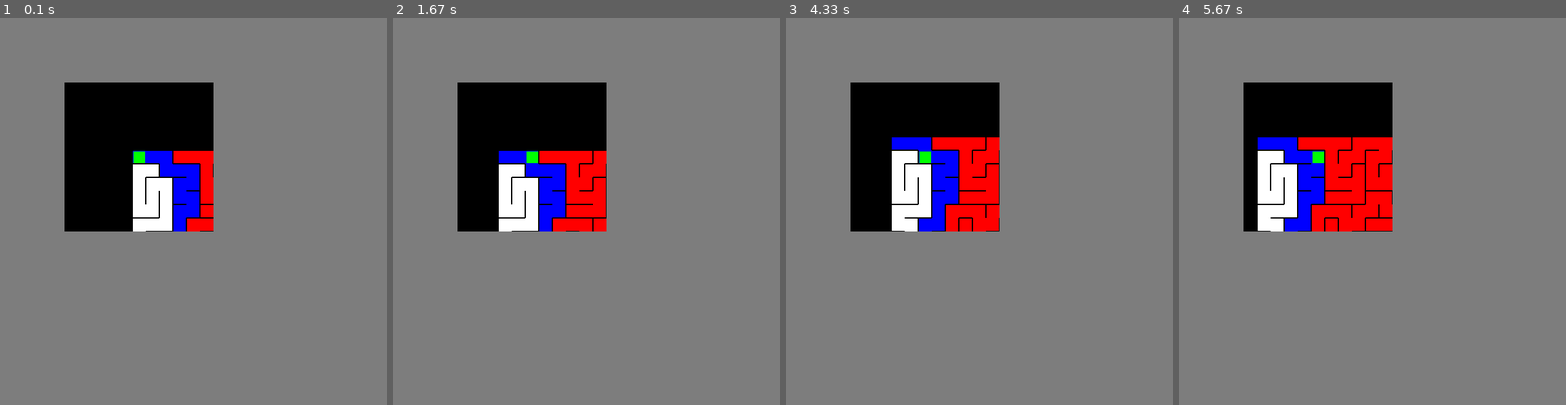
Above: before the commit, frames 1-4 (left to right).
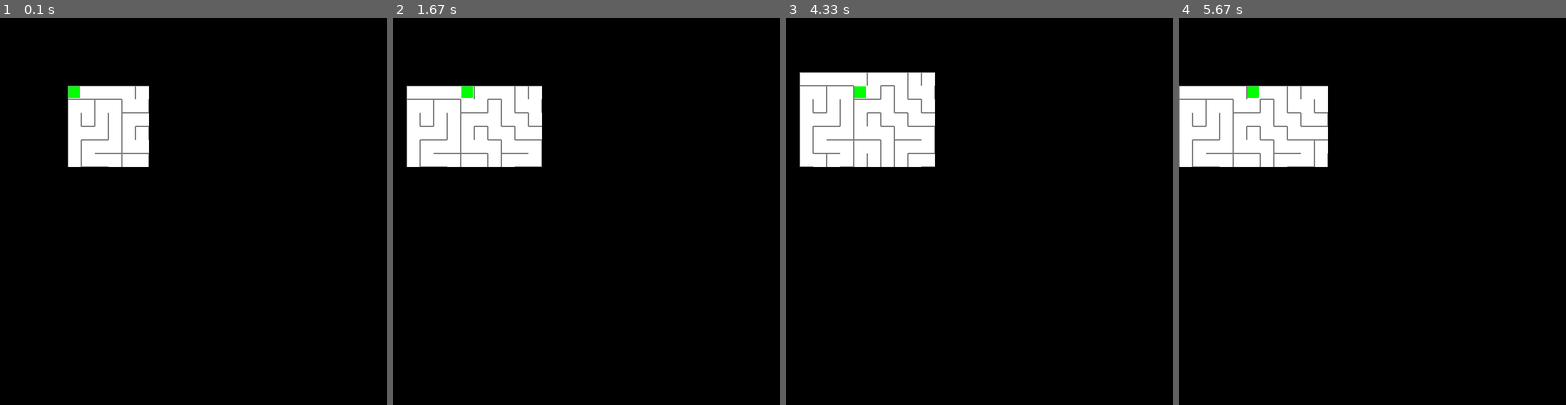
Above: after the commit, the same moments.

Repository: MartinRB45534/Escape
Game: pygame game, started from test_pygame.py
Same seed, same stepped clock (60 frames per second), same inputs: the game is played once before the commit and once after it.
Inputs:
- Up to frame 1 (0.1 s): no input
- Up to frame 2 (1.67 s): hold Right 0.33-0.8 s; hold Up 0.83-1.13 s
- Up to frame 3 (4.33 s): hold Left 1.67-2.2 s; hold Down 2.23-2.53 s; hold Right 3.4-4.03 s; hold Down from 4.07 s (still down)
- Up to frame 4 (5.67 s): release Down at 4.43 s; hold Right 4.97-5.43 s; hold Up from 5.47 s (still down)

The runs differ from the first frame. In frame 1, 93% of the frame differs, in the area x 0-100%, y 0-100%; in frame 2, 94%; in frame 3, 95%; in frame 4, 96%.

Commit message:
Add files via upload

Diff:
--- a/Cases.py
+++ b/Cases.py
@@ -29,7 +29,7 @@
             l'écran, la surface sur laquelle on dessine(objet pygame)
             la position de la case
         """
-        pygame.draw.rect(screen,self.couleur,(x+self.tailleMur,y+self.tailleMur,self.tailleCase,self.tailleCase))
+        pygame.draw.rect(screen,self.couleur,(x,y,self.tailleCase,self.tailleCase))
         #on dessine les murs vides en premiers pour éviter les bugs graphiques
         for i in range(0,len(self.murs)):
             if self.murs[i].get_etat()==MUR_VIDE:
--- a/Constantes.py
+++ b/Constantes.py
@@ -13,15 +13,27 @@
 global MUR_PLEIN
 MUR_PLEIN=1
 
-global CASES_X
-CASES_X = 20
-global CASES_Y
-CASES_Y = 20
-global LARGEUR_CASE
-LARGEUR_CASE = 20
-global LARGEUR_MUR
-LARGEUR_MUR = 1
 global FENETRE_X
 FENETRE_X = 600
 global FENETRE_Y
 FENETRE_Y = 600
+
+global voir_tout
+voir_tout = 0
+global parcours_en_profondeur
+parcours_en_profondeur = 1
+global aveugle
+aveugle = 2
+
+global BEGINNER
+BEGINNER = 0
+global EASY
+EASY = 1
+global AVERAGE
+AVERAGE = 2
+global HARD
+HARD = 3
+global INSANE
+INSANE = 4
+global IMPOSSIBLE
+IMPOSSIBLE = 5
--- a/Joueur.py
+++ b/Joueur.py
@@ -60,8 +60,8 @@
 
         coordonnées = self.position
 
-    def dessine_toi(self,screen,decalage,position_screen):
-        pygame.draw.rect(screen, pygame.Color(0,255,0),((decalage[0])*(LARGEUR_CASE+LARGEUR_MUR)+2+position_screen[0],(decalage[1])*(LARGEUR_CASE+LARGEUR_MUR)+2+position_screen[1],LARGEUR_CASE-2*LARGEUR_MUR,LARGEUR_CASE-2*LARGEUR_MUR))
+    def dessine_toi(self,screen,decalage,LARGEUR_CASE,LARGEUR_MUR,position_screen):
+        pygame.draw.rect(screen, pygame.Color(0,255,0),((decalage[0])*(LARGEUR_CASE+LARGEUR_MUR)+LARGEUR_MUR+position_screen[0],(decalage[1])*(LARGEUR_CASE+LARGEUR_MUR)+LARGEUR_MUR+position_screen[1],LARGEUR_CASE-2*LARGEUR_MUR,LARGEUR_CASE-2*LARGEUR_MUR))
 
     def get_position(self):
         return self.position
--- a/Labyrinthe.py
+++ b/Labyrinthe.py
@@ -2,6 +2,7 @@
 from Cases import *
 from Constantes import *
 from Resolveur import *
+from Lumiere import *
 
 
 class Labyrinthe:
@@ -39,7 +40,7 @@
 
         if self.patterns != None:
             self.patterns[0].generation()
-            self.matrice_cases=self.patterns[0].copie(10,10,self.matrice_cases)
+            self.matrice_cases=self.patterns[0].copie((self.largeur-self.patterns[0].largeur)//2,(self.hauteur-self.patterns[0].hauteur)//2,self.matrice_cases)
     def peut_passer(self,coord,sens):
         """
         Fonction qui valide et applique ou non le mouvement du joueur
@@ -81,7 +82,7 @@
 
         return win
 
-    def dessine_toi(self,screen,position_joueur,position_screen,largeur,hauteur):
+    def dessine_toi(self,screen,position_joueur,position_screen,largeur,hauteur,mode_affichage):
 
         """
         Fonction qui dessine le labyrinthe sur l'écran
@@ -91,33 +92,61 @@
             la position que l'on prend pour 0,0 sur l'écran (ex: un décalage de 20px sur la droite se traduit par (x+20,y))
             la largeur en cases
             la hauteur en cases
+            le mode d'affichage
         Sorties:
             Rien
         """
 
+        if mode_affichage == voir_tout :
+            joueur_x = position_joueur[0]
+            joueur_y = position_joueur[1]
+
+            position_x=position_screen[0]
+            position_y=position_screen[1]
+
+            min_x=joueur_x-largeur//2
+            max_x=joueur_x+largeur-largeur//2
+
+            min_y=joueur_y-hauteur//2
+            max_y=joueur_y+hauteur-hauteur//2
+
+
+            for x in range(min_x,max_x):
+                for y in range(min_y,max_y):
+
+                    if (x<0 or x>=self.largeur) or (y<0 or y>=self.hauteur):
+                        pass
+                    else:
+                        self.matrice_cases[x][y].dessine_toi(screen,position_x,position_y)
+                    position_y+=self.tailleCase+self.tailleMur
+                position_y=position_screen[1]
+                position_x+=self.tailleCase+self.tailleMur
+
+        elif mode_affichage == parcours_en_profondeur :
+            pass
+        elif mode_affichage == aveugle :
+            self.dessine_case(screen,position_joueur,position_screen,largeur,hauteur,position_joueur)
+            lumiere_droite = Lumiere(position_joueur,DROITE,self)
+            lumiere_gauche = Lumiere(position_joueur,GAUCHE,self)
+            lumiere_haut = Lumiere(position_joueur,HAUT,self)
+            lumiere_bas = Lumiere(position_joueur,BAS,self)
+
+            lumiere_droite.avance(screen,position_joueur,position_screen,largeur,hauteur)
+            lumiere_gauche.avance(screen,position_joueur,position_screen,largeur,hauteur)
+            lumiere_haut.avance(screen,position_joueur,position_screen,largeur,hauteur)
+            lumiere_bas.avance(screen,position_joueur,position_screen,largeur,hauteur)
+
+    def dessine_case(self,screen,position_joueur,position_screen,largeur,hauteur,position):
         joueur_x = position_joueur[0]
         joueur_y = position_joueur[1]
 
-        position_x=position_screen[0]
-        position_y=position_screen[1]
+        position_x  =position_screen[0]
+        position_y = position_screen[1]
 
-        min_x=joueur_x-largeur//2
-        max_x=joueur_x+largeur-largeur//2
+        x = position[0]
+        y = position[1]
 
-        min_y=joueur_y-hauteur//2
-        max_y=joueur_y+hauteur-hauteur//2
-
-
-        for x in range(min_x,max_x):
-            for y in range(min_y,max_y):
-
-                if (x<0 or x>=self.largeur) or (y<0 or y>=self.hauteur):
-                    pygame.draw.rect(screen,(0,0,0),(position_x,position_y,self.tailleCase+self.tailleMur,self.tailleCase+self.tailleMur))
-                else:
-                    self.matrice_cases[x][y].dessine_toi(screen,position_x,position_y)
-                position_y+=self.tailleCase+self.tailleMur
-            position_y=position_screen[1]
-            position_x+=self.tailleCase+self.tailleMur
+        self.matrice_cases[x][y].dessine_toi(screen,(x-joueur_x+largeur//2)*(self.tailleCase+self.tailleMur),(y-joueur_y+hauteur//2)*(self.tailleCase+self.tailleMur))
 
     def resolution(self,arrivee_x,arrivee_y):
         """
--- /dev/null
+++ b/Lumiere.py
@@ -0,0 +1,25 @@
+from Labyrinthe import *
+from Constantes import *
+
+
+class Lumiere:
+    def __init__(self,position,direction,lab):
+        self.position = position
+        self.direction = direction
+        self.lab = lab
+
+    def avance(self,screen,position_joueur,position_screen,largeur,hauteur):
+
+        mouvement, arrivée = self.lab.peut_passer(self.position, (self.direction+1)%4)
+        if mouvement :
+            self.lab.dessine_case(screen,position_joueur,position_screen,largeur,hauteur,arrivée)
+
+        mouvement, arrivée = self.lab.peut_passer(self.position, (self.direction-1)%4)
+        if mouvement :
+            self.lab.dessine_case(screen,position_joueur,position_screen,largeur,hauteur,arrivée)
+
+        mouvement, arrivée = self.lab.peut_passer(self.position, self.direction)
+        if mouvement :
+            self.lab.dessine_case(screen,position_joueur,position_screen,largeur,hauteur,arrivée)
+            self.position = arrivée
+            self.avance(screen,position_joueur,position_screen,largeur,hauteur)
--- a/Murs.py
+++ b/Murs.py
@@ -1,18 +1,11 @@
 import pygame
-#constantes
-HAUT=0
-DROITE=1
-BAS=2
-GAUCHE=3
-
-MUR_VIDE=0
-MUR_PLEIN=1
+from Constantes import *
 
 class Mur:
     def __init__(self,etat,tailleMur):
         self.etat = etat
         self.tailleMur = tailleMur
-    def dessine_toi(self,screen,case_x,case_y,tailleCase,direction,couleur=(0,0,0)):
+    def dessine_toi(self,screen,case_x,case_y,tailleCase,direction,couleur=(125,125,125)):
         """
         Fonction qui dessine l'objet
             l'écran, la surface sur laquelle on dessine(objet pygame)
@@ -23,13 +16,13 @@
         """
         if self.etat==MUR_PLEIN or self.etat==MUR_VIDE:
             if direction==HAUT:
-                pygame.draw.line(screen,couleur,(case_x,case_y),(case_x+tailleCase,case_y),self.tailleMur)
+                pygame.draw.line(screen,couleur,(case_x-self.tailleMur//2,case_y),(case_x+tailleCase+self.tailleMur//2,case_y),self.tailleMur)
             elif direction==DROITE:
-                pygame.draw.line(screen,couleur,(case_x+tailleCase,case_y),(case_x+tailleCase,case_y+tailleCase),self.tailleMur)
+                pygame.draw.line(screen,couleur,(case_x+tailleCase,case_y-self.tailleMur//2),(case_x+tailleCase,case_y+tailleCase+self.tailleMur//2),self.tailleMur)
             elif direction==BAS:
-                pygame.draw.line(screen,couleur,(case_x,case_y+tailleCase),(case_x+tailleCase,case_y+tailleCase),self.tailleMur)
+                pygame.draw.line(screen,couleur,(case_x-self.tailleMur//2,case_y+tailleCase),(case_x+tailleCase+self.tailleMur//2,case_y+tailleCase),self.tailleMur)
             else:
-                pygame.draw.line(screen,couleur,(case_x,case_y),(case_x,case_y+tailleCase),self.tailleMur)
+                pygame.draw.line(screen,couleur,(case_x,case_y-self.tailleMur//2),(case_x,case_y+tailleCase+self.tailleMur//2),self.tailleMur)
     def set_etat(self,new):
         self.etat=new
     def get_etat(self):
--- /dev/null
+++ b/Niveau.py
@@ -0,0 +1,125 @@
+import pygame
+from Labyrinthe import *
+from Joueur import *
+from Constantes import *
+from Patern import *
+
+class Niveau:
+    def __init__(self,difficulté,mode_affichage):
+
+        self.mode_affichage = mode_affichage
+        if self.mode_affichage == voir_tout :
+            self.LARGEUR_CASE = 20
+            self.LARGEUR_MUR = 1
+        elif self.mode_affichage == aveugle :
+            self.LARGEUR_CASE = 45
+            self.LARGEUR_MUR = 5
+
+        if difficulté == BEGINNER :
+            self.CASES_X = 20
+            self.CASES_Y = 20
+            res = True
+            self.salles=[Patern(10,10,self.LARGEUR_CASE,self.LARGEUR_MUR)]
+        elif difficulté == EASY :
+            self.CASES_X = 20
+            self.CASES_Y = 20
+            res = False
+            self.salles=[Patern(5,5,self.LARGEUR_CASE,self.LARGEUR_MUR)]
+        elif difficulté == AVERAGE :
+            self.CASES_X = 40
+            self.CASES_Y = 40
+            res = False
+            self.salles=[Patern(5,5,self.LARGEUR_CASE,self.LARGEUR_MUR)]
+        elif difficulté == HARD :
+            self.CASES_X = 60
+            self.CASES_Y = 60
+            res = False
+            self.salles=[Patern(40,2,self.LARGEUR_CASE,self.LARGEUR_MUR)]
+        elif difficulté == INSANE :
+            self.CASES_X = 100
+            self.CASES_Y = 100
+            res = False
+            self.salles=[Patern(2,40,self.LARGEUR_CASE,self.LARGEUR_MUR)]
+        elif difficulté == IMPOSSIBLE :
+            self.CASES_X = 1000
+            self.CASES_Y = 1000
+            res = False
+            self.salles=[Patern(1,1,self.LARGEUR_CASE,self.LARGEUR_MUR)]
+
+        pygame.init()
+        #poids permettants de manipuler l'aléatoire
+        self.poids=[2,6,2,1]
+
+
+
+        self.lab=Labyrinthe(self.CASES_X,self.CASES_Y,self.CASES_X-1,self.CASES_Y-1,self.LARGEUR_CASE,self.LARGEUR_MUR,self.poids,self.salles)
+        self.lab.generation()
+        if res :
+            self.lab.resolution(self.CASES_X-1,self.CASES_Y-1)
+
+        pygame.display.set_caption("test")
+        self.screen = pygame.display.set_mode((FENETRE_X,FENETRE_Y),pygame.RESIZABLE)
+        self.screen.fill((0,0,0))
+
+        self.joueur=Joueur()
+
+        font = pygame.font.SysFont(None, 72)
+        self.textWin = font.render("Vous avez gagné!! \(^o^)/", True, (128, 0, 0))
+
+        #varaibles correspondants a la largeur et la hauteur du zoom
+        self.zoom_largeur=11
+        self.zoom_hauteur=11
+
+        self.position_screen=(0,0)
+
+    def run(self):
+        run=True
+        self.lab.dessine_toi(self.screen,self.joueur.position,self.position_screen,self.zoom_largeur,self.zoom_hauteur,self.mode_affichage)
+        self.joueur.dessine_toi(self.screen,(self.zoom_largeur//2,self.zoom_hauteur//2),self.LARGEUR_CASE,self.LARGEUR_MUR,self.position_screen)
+
+        #objet qui permet de gérer le temps en pygame
+        clock = pygame.time.Clock()
+        while run:
+            #on cadence à 30 frames/sec
+            clock.tick(15)
+
+            move = False
+            #si l'utilisateur décide de mettre fin au programme on sort de la boucle
+            for event in pygame.event.get():
+                if event.type==pygame.QUIT:
+                    run=False
+
+                if event.type == pygame.VIDEORESIZE:
+                    self.zoom_largeur = event.w//(self.LARGEUR_CASE + self.LARGEUR_MUR)
+                    self.zoom_hauteur = event.h//(self.LARGEUR_CASE + self.LARGEUR_MUR)
+                    self.screen.fill((0,0,0))
+                    self.lab.dessine_toi(self.screen,self.joueur.position,self.position_screen,self.zoom_largeur,self.zoom_hauteur,self.mode_affichage)
+                    self.joueur.dessine_toi(self.screen,(self.zoom_largeur//2,self.zoom_hauteur//2),self.LARGEUR_CASE,self.LARGEUR_MUR,self.position_screen)
+
+            #on récupère toutes les touches préssés sous forme de booléens
+            keys=pygame.key.get_pressed()
+
+            if keys[pygame.K_UP]:
+                move = self.joueur.va_vers_le_haut(self.lab)
+            elif keys[pygame.K_DOWN]:
+                move = self.joueur.va_vers_le_bas(self.lab)
+            elif keys[pygame.K_RIGHT]:
+                move = self.joueur.va_vers_la_droite(self.lab)
+            if keys[pygame.K_LEFT]:
+                move = self.joueur.va_vers_la_gauche(self.lab)
+
+            #si on détecte un mouvement on redessine l'écran
+            if move:
+                self.screen.fill((0,0,0))
+                self.lab.dessine_toi(self.screen,self.joueur.position,self.position_screen,self.zoom_largeur,self.zoom_hauteur,self.mode_affichage)
+                self.joueur.dessine_toi(self.screen,(self.zoom_largeur//2,self.zoom_hauteur//2),self.LARGEUR_CASE,self.LARGEUR_MUR,self.position_screen)
+
+            if self.lab.as_gagner(self.joueur.get_position()):
+                self.screen.fill((255,255,255))
+                self.screen.blit(self.textWin,(0,0))
+                run=False
+            pygame.display.update()
+        pygame.quit()
+#zoli seeds
+#249080474072083266
+#249080474072083266
--- a/test_pygame.py
+++ b/test_pygame.py
@@ -1,75 +1,10 @@
 import pygame
-from Labyrinthe import *
-from Joueur import *
+from Niveau import *
 from Constantes import *
-from Patern import *
 
-pygame.init()
-#poids permettants de manipuler l'aléatoire
-poids=[2,2,2,2]
-#salles
-salles=[Patern(10,10,LARGEUR_CASE,LARGEUR_MUR)]
+difficulté = HARD
+#mode affichage peut valoir voir_tout, parcours_en_profondeur ou aveugle. A gérer dans le menu ?
+mode_affichage = voir_tout
 
-
-lab=Labyrinthe(CASES_X,CASES_Y,CASES_X-1,CASES_Y-1,LARGEUR_CASE,LARGEUR_MUR,poids,salles)
-lab.generation()
-lab.resolution(CASES_X-1,CASES_Y-1)
-
-pygame.display.set_caption("test")
-screen = pygame.display.set_mode((FENETRE_X,FENETRE_Y))
-screen.fill((125,125,125))
-run=True
-
-joueur=Joueur()
-
-font = pygame.font.SysFont(None, 72)
-textWin = font.render("Vous avez gagné!! \(^o^)/", True, (128, 0, 0))
-
-#varaibles correspondants a la largeur et la hauteur du zoom
-zoom_largeur=11
-zoom_hauteur=11
-
-position_screen=(100,100)
-
-lab.dessine_toi(screen,joueur.position,position_screen,zoom_largeur,zoom_hauteur)
-joueur.dessine_toi(screen,(zoom_largeur//2,zoom_hauteur//2),position_screen)
-
-#objet qui permet de gérer le temps en pygame
-clock = pygame.time.Clock()
-while run:
-    #on cadence à 30 frames/sec
-    clock.tick(15)
-
-    move = False
-    #si l'utilisateur décide de mettre fin au programme on sort de la boucle
-    for event in pygame.event.get():
-        if event.type==pygame.QUIT:
-            run=False
-
-    #on récupère toutes les touches préssés sous forme de booléens
-    keys=pygame.key.get_pressed()
-
-    if keys[pygame.K_UP]:
-        move = joueur.va_vers_le_haut(lab)
-    elif keys[pygame.K_DOWN]:
-        move = joueur.va_vers_le_bas(lab)
-    elif keys[pygame.K_RIGHT]:
-        move = joueur.va_vers_la_droite(lab)
-    if keys[pygame.K_LEFT]:
-        move = joueur.va_vers_la_gauche(lab)
-
-    #si on détecte un mouvement on redessine l'écran
-    if move:
-        screen.fill((125,125,125))
-        lab.dessine_toi(screen,joueur.position,position_screen,zoom_largeur,zoom_hauteur)
-        joueur.dessine_toi(screen,(zoom_largeur//2,zoom_hauteur//2),position_screen)
-
-    if lab.as_gagner(joueur.get_position()):
-        screen.fill((255,255,255))
-        screen.blit(textWin,(0,0))
-        run=False
-    pygame.display.update()
-pygame.quit()
-#zoli seeds
-#249080474072083266
-#249080474072083266
+niv = Niveau(difficulté,mode_affichage)
+niv.run()
